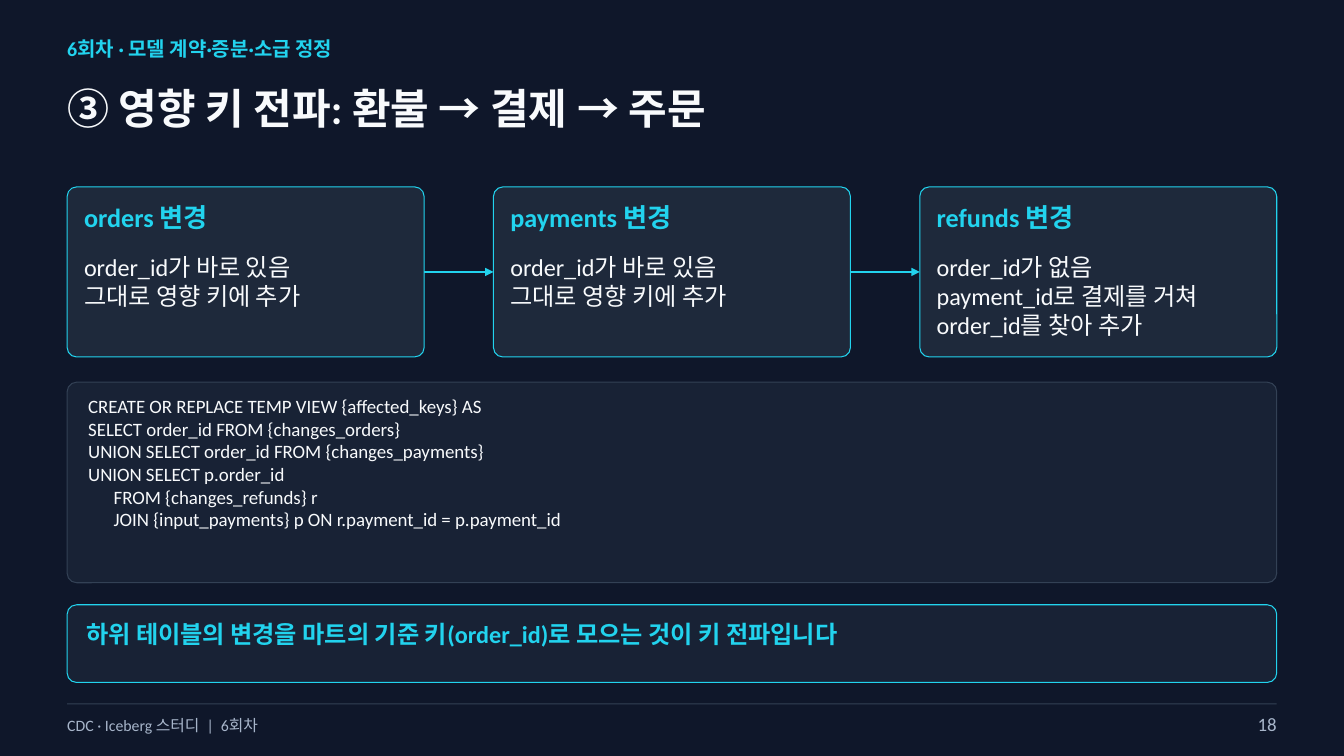
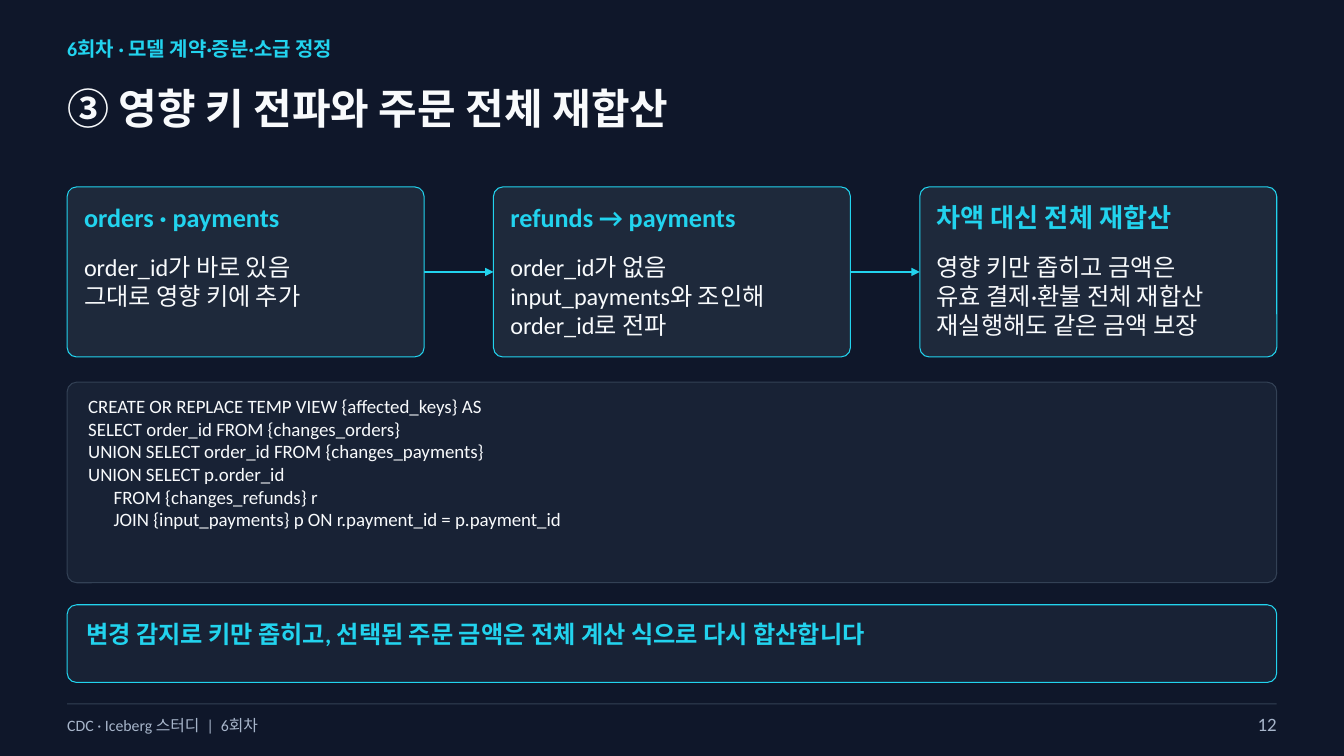
Before and after one commit to kim-dabin/cdc-lakehouse-study, a slide deck: slide 12 of labs/session06/slides/06-session06-student.pptx (slide 18 before the commit). Drawn at 1344x756 pixels with LibreOffice and Linux fonts; fonts in the diff are those of the drawing. Boxes give left, top, right and bottom in pixels: in the first picture for what was removed or moved away, otherwise in the second. Text is boxed around its words. In the diff, an @@ line names an element or a change of style, - is before the commit and + after.

```diff
--- a/labs/session06/slides/06-session06-student.pptx
+++ b/labs/session06/slides/06-session06-student.pptx
@@ text at (67,88,668,128): text changed @@
-③ 영향 키 전파: 환불 → 결제 → 주문
+③ 영향 키 전파와 주문 전체 재합산
@@ text at (84,208,280,231): text changed @@
-orders 변경
+orders · payments
@@ text at (510,208,736,231): text changed @@
-payments 변경
+refunds → payments
@@ text at (937,205,1171,230): text changed @@
-refunds 변경
+차액 대신 전체 재합산
@@ text at (510,256,765,338): text changed @@
-order_id가 바로 있음
-그대로 영향 키에 추가
+order_id가 없음
+input_payments와 조인해
+order_id로 전파
@@ text at (937,256,1204,336): text changed @@
-order_id가 없음
-payment_id로 결제를 거쳐
-order_id를 찾아 추가
+영향 키만 좁히고 금액은
+유효 결제·환불 전체 재합산
+재실행해도 같은 금액 보장
@@ text at (86,622,864,646): text changed @@
-하위 테이블의 변경을 마트의 기준 키(order_id)로 모으는 것이 키 전파입니다
+변경 감지로 키만 좁히고, 선택된 주문 금액은 전체 계산 식으로 다시 합산합니다
@@ text at (1258,719,1277,731): text changed @@
-18
+12
```
Also in this commit, not shown: 20 other slides changed, 11 slides removed, 3 other files.
